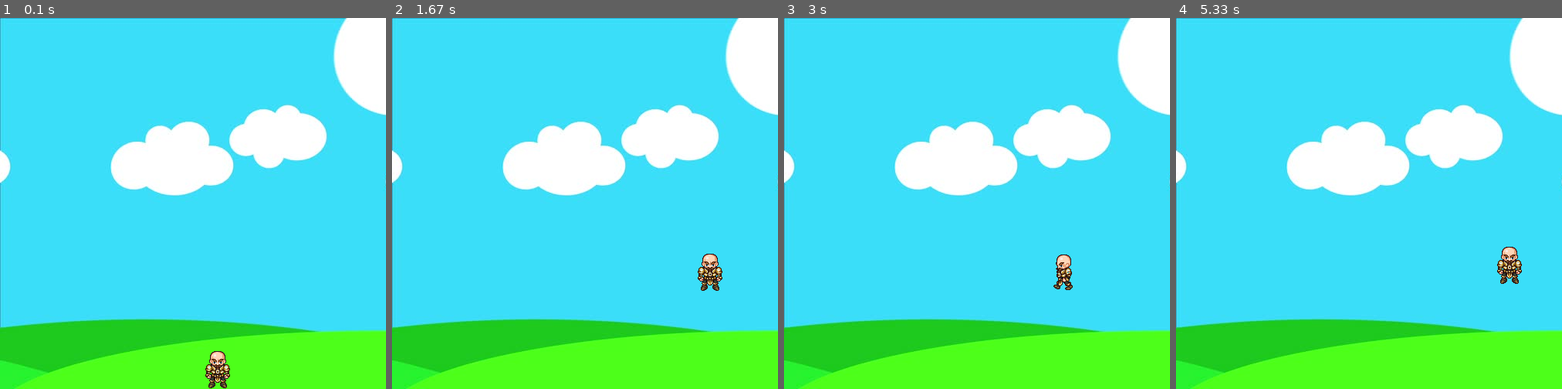
Above: before the commit, frames 1-4 (left to right).
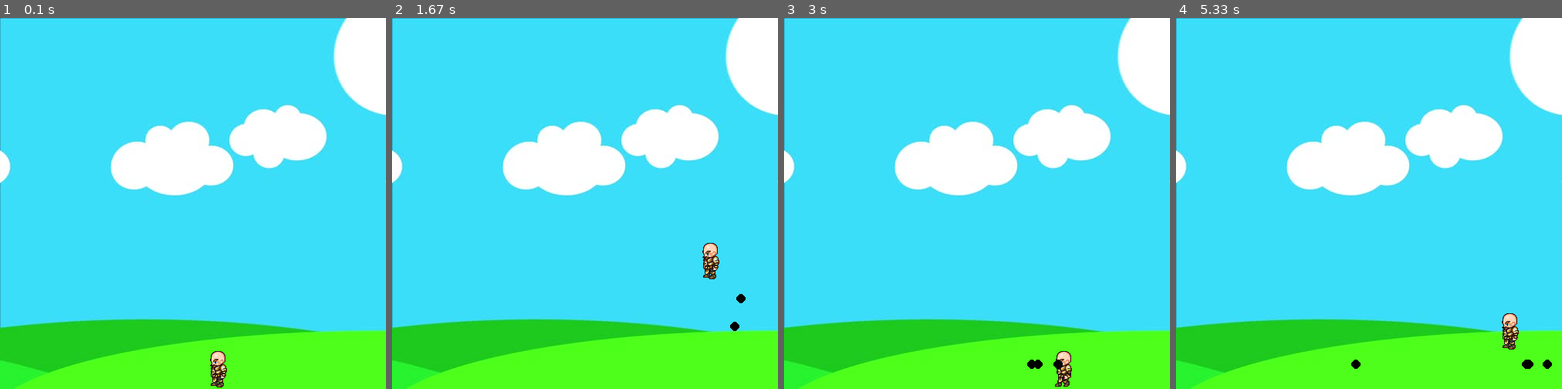
Above: after the commit, the same moments.

Repository: TerriblyClever/pygame_design
Game: pygame game, started from oop_practice_version.py
Two runs of this game, one before a commit and one after it. Both use one fixed random seed, a clock stepped at 60 frames per second and the inputs below.
Inputs:
- Up to frame 1 (0.1 s): no input
- Up to frame 2 (1.67 s): hold Space 0.33-0.8 s; hold Right 0.33-0.8 s; hold Right 0.83-1.3 s; tap Space at 0.9, 1.2, 1.4 s; hold Up 1.33-1.63 s
- Up to frame 3 (3 s): hold Right 1.67-2.13 s; tap Space at 1.73, 2.03, 2.23, 2.53, 2.8 s; hold Left 2.17-2.7 s; hold Left from 2.73 s (still down)
- Up to frame 4 (5.33 s): tap Space at 3.1, 3.23, 3.63, 3.93, 4.3, 4.6, 4.8, 5.1, 5.3 s; release Left at 3.13 s; hold Up 3.17-3.53 s; hold Right 3.57-4.2 s; hold Left 4.23-4.7 s; hold Right 4.73-5.2 s; hold Up from 5.23 s (still down)

The runs differ from the first frame. In frame 1, 0.4% of the frame differs, in the area x 53-60%, y 89-100%; in frame 2, 0.6%; in frame 3, 0.7%; in frame 4, 0.9%, in the area x 45-98%, y 61-95%.

Commit message:
initial functionality for projectiles; very crude

Diff:
--- a/oop_practice_version.py
+++ b/oop_practice_version.py
@@ -22,7 +22,7 @@
 pygame.image.load('images/L7.png'), pygame.image.load('images/L8.png'),
 pygame.image.load('images/L9.png')]
 background = pygame.image.load('images/bg.jpg')
-character = pygame.image.load('images/standing.png')
+standing = pygame.image.load('images/standing.png')
 
 clock = pygame.time.Clock()
 
@@ -39,64 +39,92 @@
         self.right = False
         self.left = False
         self.walk_count = 0
+        self.standing = True
 
     def draw(self, game_window):
         """Player class method for re-drawing the sprite on the game_window surface."""
         if self.walk_count + 1 >= 27:
             self.walk_count = 0
-        if self.left:
-            game_window.blit(walk_left[self.walk_count//3], (self.x_coord, self.y_coord))
-            self.walk_count += 1
-        elif self.right:
-            game_window.blit(walk_right[self.walk_count//3], (self.x_coord, self.y_coord))
-            self.walk_count += 1
+        if not self.standing:
+            if self.left:
+                game_window.blit(walk_left[self.walk_count//3], (self.x_coord, self.y_coord))
+                self.walk_count += 1
+            elif self.right:
+                game_window.blit(walk_right[self.walk_count//3], (self.x_coord, self.y_coord))
+                self.walk_count += 1
         else:
-            game_window.blit(character, (self.x_coord, self.y_coord))
-            self.walk_count += 1
+            if self.right:
+                game_window.blit(walk_right[0], (self.x_coord, self.y_coord))
+            else:
+                game_window.blit(walk_left[0], (self.x_coord, self.y_coord))
+
+class Projectile(object):
+    """Class for drawing projctiles that will originate at a particular character."""
+    def __init__(self, x, y, radius, color, facing):
+        self.x_coord = x
+        self.y_coord = y
+        self.radius = radius
+        self.color = color
+        self.facing = facing
+        self.velocity = 8 * facing
+
+    def draw(self, game_window):
+        """Method for creating an instance of a projectile."""
+        pygame.draw.circle(game_window, self.color, (self.x_coord, self.y_coord), self.radius)
 
 def redraw_game_window():
     """Primary method to redraw the game window at the end of each Main Loop iteration."""
     GAME_WINDOW.blit(background, (0,0))
     sprite_1.draw(GAME_WINDOW)
+    for bullet in bullets:
+        bullet.draw(GAME_WINDOW)
     pygame.display.update()
 
 sprite_1 = Player(GAME_WINDOW_CENTER, GAME_WINDOW_BOTTOM, 64, 64)
-
+bullets = [] #list for keeping track of all bullet sprites
 #MAIN GAME LOOP
 def main_game_loop():
     """Runs the main game loop, looking for input from the user."""
     run = True
     while run:
-        #pygame.time.delay(game_delay)
         clock.tick(GAME_DELAY)
 
         for event in pygame.event.get():
             if event.type == pygame.QUIT:
                 run = False
+
+        for bullet in bullets:
+            if bullet.x_coord < 500 and bullet.x_coord > 0:
+                bullet.x_coord += bullet.velocity
+            else:
+                bullets.pop(bullets.index(bullet))
+
         keys = pygame.key.get_pressed()
+
+        if keys[pygame.K_SPACE]:
+            if sprite_1.left:
+                facing = -1
+            else:
+                facing = 1
+            if len(bullets) < 7:
+                bullets.append(Projectile(round(sprite_1.x_coord + sprite_1.width//2), round(sprite_1.y_coord + sprite_1.height//2), 6, (0,0,0), facing))
 
         if keys[pygame.K_LEFT] and sprite_1.x_coord > sprite_1.velocity:
             sprite_1.x_coord -= sprite_1.velocity
             sprite_1.right = False
             sprite_1.left = True
+            sprite_1.standing = False
         elif keys[pygame.K_RIGHT] and sprite_1.x_coord < (GAME_WINDOW_X - sprite_1.width - sprite_1.velocity):
             sprite_1.x_coord += sprite_1.velocity
             sprite_1.right = True
             sprite_1.left = False
+            sprite_1.standing = False
         else:
-            sprite_1.right = False
-            sprite_1.left = False
+            sprite_1.standing = True
             sprite_1.walk_count = 0
 
         if not sprite_1.is_jump:
-    #code has been commented out that would allow vertical movement of the character
-    #        if keys[pygame.K_UP] and y > velocity:
-    #            y -= velocity
-    #
-    #        if keys[pygame.K_DOWN] and y < (game_window_y - height - velocity):
-    #            y += velocity
-    #
-            if keys[pygame.K_SPACE]:
+            if keys[pygame.K_UP]:
                 sprite_1.is_jump = True
                 sprite_1.right = False
                 sprite_1.left = False
